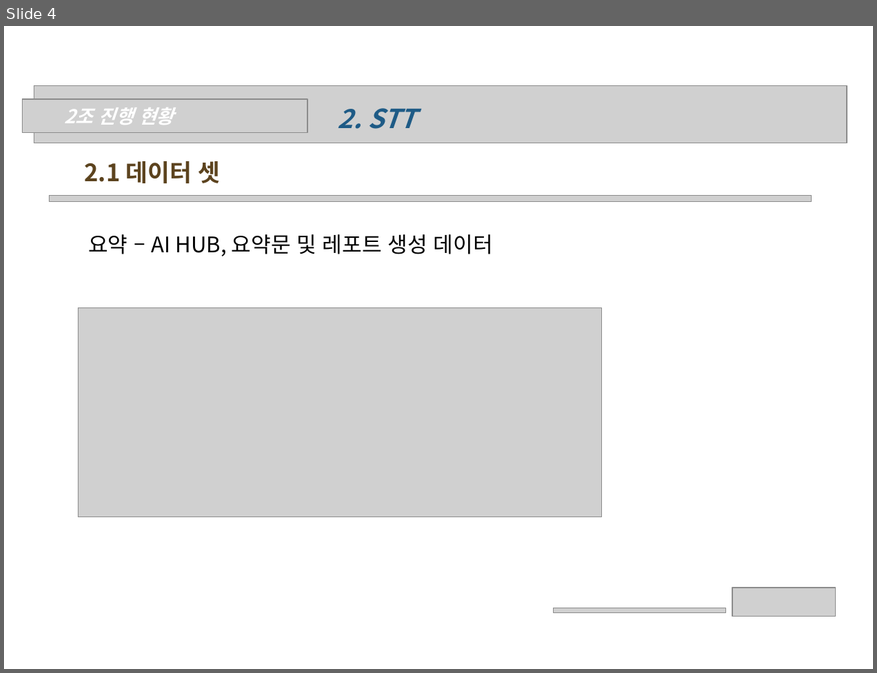
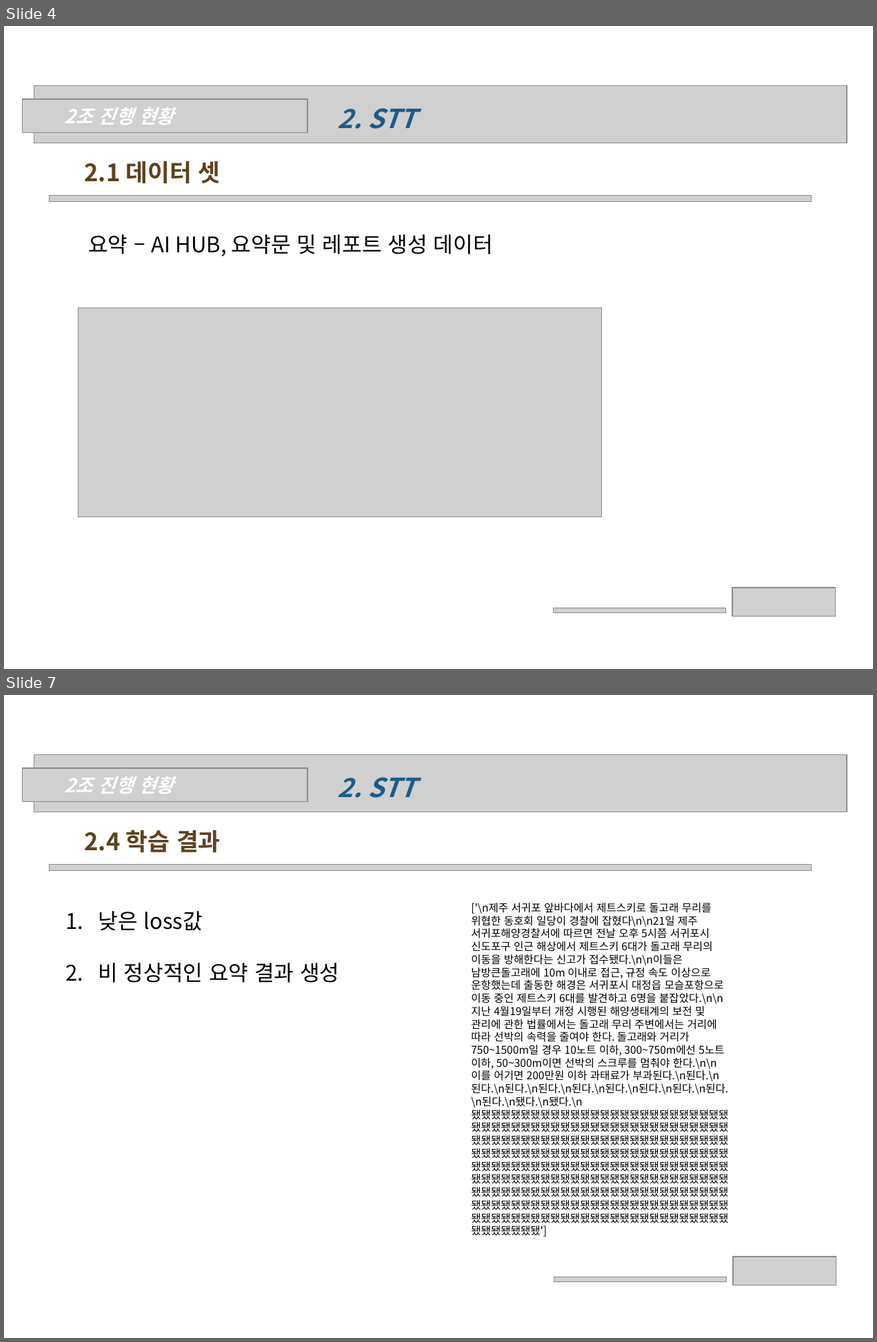
Before and after one commit to wonchul98/audio-to-summary, a slide deck: ppt/0522_2조_나현희_신원철.pptx. Shown one above the other, each under a label of ours: slide 4 before the commit, slides 4 and 7 after it; the slides between them are not shown. The pictures are 877x673 and 877x1342 pixels, drawn with LibreOffice and Linux fonts; fonts in the diff are those of the drawing; grey boxes stand for pictures; background and template pictures are left out. Boxes give left, top, right and bottom in pixels: in the first picture for what was removed or moved away, otherwise in the second. Text is boxed around its words. In the diff, an @@ line names an element or a change of style, - is before the commit and + after.

```diff
--- a/ppt/0522_2조_나현희_신원철.pptx
+++ b/ppt/0522_2조_나현희_신원철.pptx
@@ slide 7 added at [4,695,873,1338], background picture (left out) @@
@@ picture added at [34,754,848,812] @@
@@ picture added at [22,768,308,802] @@
@@ text added at [64,776,174,794], 16 pt, text #FFFFFF, bold, italic @@
+2조 진행 현황
@@ text added at [338,777,416,798], 22 pt, text #1E5B86, bold, italic @@
+2. STT
@@ text added at [85,830,221,852], 20 pt, text #5C431E, bold @@
+2.4 학습 결과
@@ picture added at [49,865,811,871] @@
@@ text added at [98,911,339,983], 18 pt, text #000000 @@
+1. 낮은 loss값
+2. 비 정상적인 요약 결과 생성
@@ text added at [471,903,728,1108], 9 pt, text #000000 @@
+['\n제주 서귀포 앞바다에서 제트스키로 돌고래 무리를 위협한 동호회 일당이 경찰에 잡혔다\n\n21일 제주 서귀포해양경찰서에 따르면 전날 오후 5시쯤 서귀포시 신도포구 인근 해상에서 제트스키 6대가 돌고래 무리의 이동을 방해한다는 신고가 접수됐다.\n\n이들은 남방큰돌고래에 10m 이내로 접근, 규정 속도 이상으로 운항했는데 출동한 해경은 서귀포시 대정읍 모슬포항으로 이동 중인 제트스키 6대를 발견하고 6명을 붙잡았다.\n\n지난 4월19일부터 개정 시행된 해양생태계의 보전 및 관리에 관한 법률에서는 돌고래 무리 주변에서는 거리에 따라 선박의 속력을 줄여야 한다. 돌고래와 거리가 750~1500m일 경우 10노트 이하, 300~750m에선 5노트 이하, 50~300m이면 선박의 스크루를 멈춰야 한다.\n\n이를 어기면 200만원 이하 과태료가 부과된다.\n된다.\n된다.\n된다.\n된다.\n된다.\n된다.\n된다.\n된다.\n된다.\n된다.\n됐다.\n됐다.\n됐됐됐됐됐됐됐됐됐됐됐됐됐됐됐됐됐됐됐됐됐됐됐됐됐됐됐됐됐됐됐됐됐됐됐됐됐됐됐됐됐됐됐됐됐됐됐됐됐됐됐됐됐됐됐됐됐됐됐됐됐됐됐됐됐됐됐됐됐됐됐됐됐됐됐됐됐됐됐됐됐됐됐됐됐됐됐됐됐됐됐됐됐됐됐됐됐됐됐됐됐됐됐됐됐됐됐됐됐됐됐됐됐됐됐됐됐됐됐됐됐됐됐됐됐됐됐됐됐됐됐됐됐됐됐됐됐됐됐됐됐됐됐됐됐됐됐됐됐됐됐됐됐됐됐됐됐됐됐됐됐됐됐됐됐됐됐됐됐됐됐됐됐됐됐됐됐됐됐됐됐됐됐됐됐됐됐됐됐됐됐됐됐됐됐됐됐됐됐됐됐됐됐됐됐됐됐됐됐됐됐됐됐됐됐됐됐됐됐됐됐됐됐됐됐됐됐됐됐됐됐됐됐됐됐됐됐됐됐됐됐']
@@ picture added at [733,1257,836,1285] @@
@@ picture added at [555,1277,727,1281] @@
```
Also in this commit, not shown: 2 slides changed, 4 other slides added, 1 other file.
